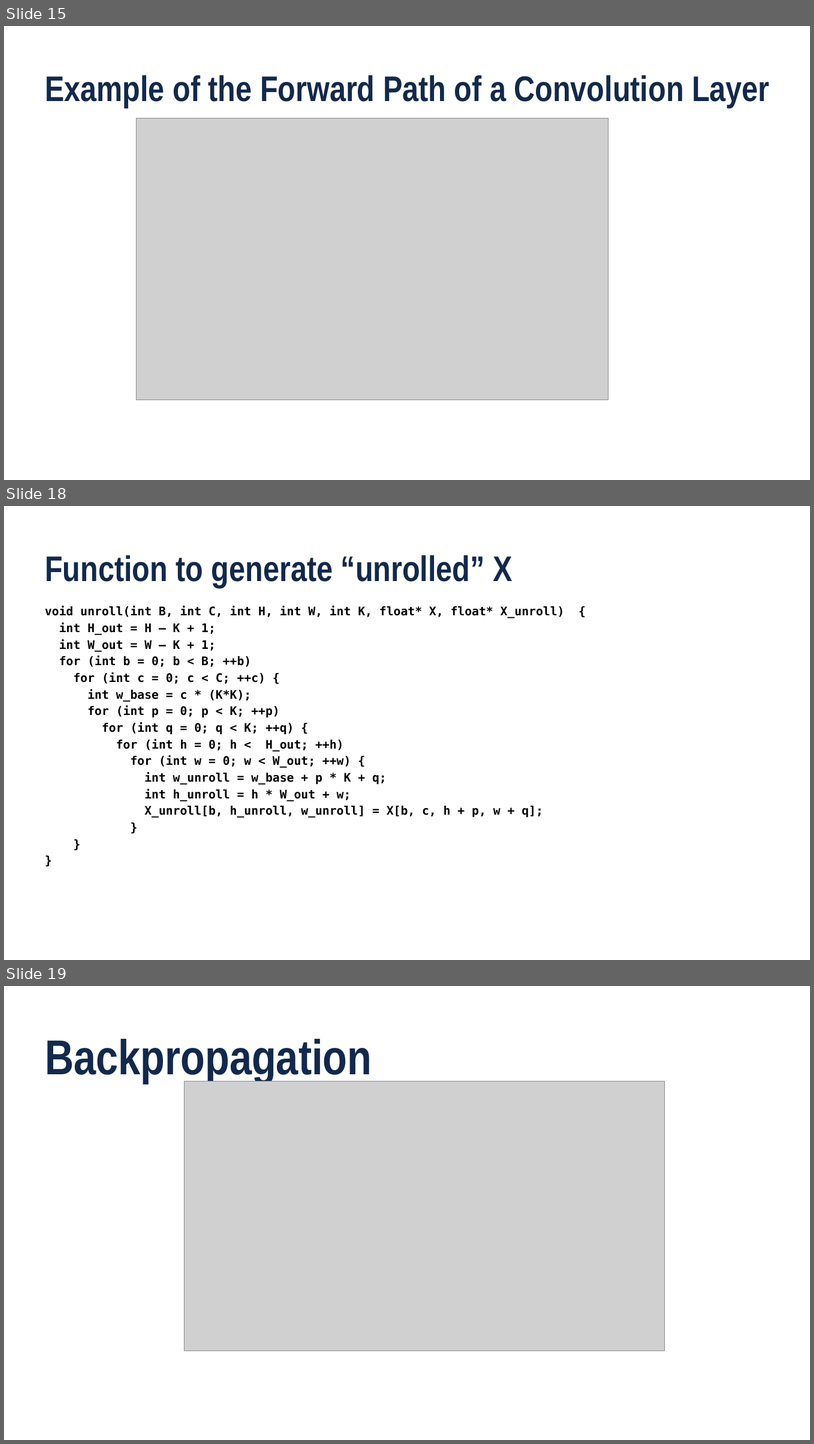
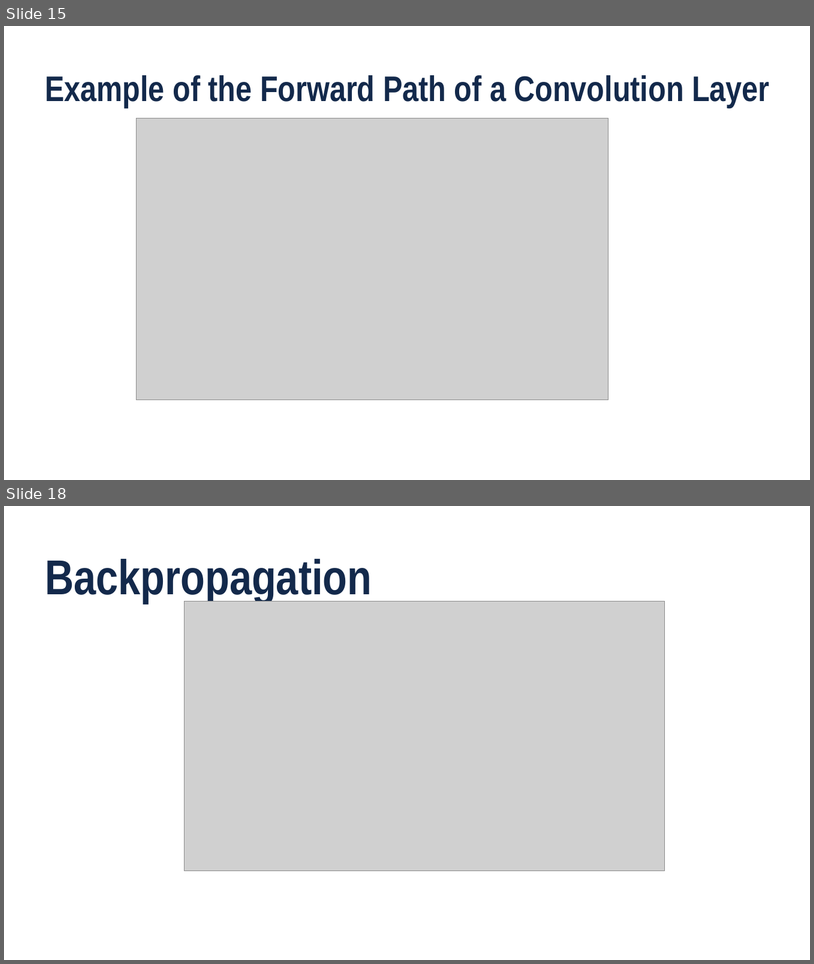
Before and after one commit to cwpearson/hugo-cwpearson, a slide deck: static/pptx/2017FA_ECE408_dl03_CNN01.pptx. Shown one above the other, each under a label of ours: slides 15, 18 and 19 before the commit, slides 15 and 18 after it; the slides between them are not shown. The pictures are 814x1444 and 814x964 pixels, drawn with LibreOffice and Linux fonts; fonts in the diff are those of the drawing; grey boxes stand for pictures; background and template pictures are left out. Boxes give left, top, right and bottom in pixels: in the first picture for what was removed or moved away, otherwise in the second. Text is boxed around its words. In the diff, an @@ line names an element or a change of style, - is before the commit and + after.

```diff
--- a/static/pptx/2017FA_ECE408_dl03_CNN01.pptx
+++ b/static/pptx/2017FA_ECE408_dl03_CNN01.pptx
@@ slide 18 removed at [4, 506, 810, 960], background #FFFFFF; not listed: 1 template element that a slide beside it also shows @@
@@ text removed at [45, 555, 512, 588] @@
-Function to generate “unrolled” X
@@ text removed at [45, 606, 565, 817] @@
-void unroll(int B, int C, int H, int W, int K, float* X, float* X_unroll) {
-int H_out = H – K + 1;
-int W_out = W – K + 1;
-for (int b = 0; b < B; ++b)
-for (int c = 0; c < C; ++c) {
-int w_base = c * (K*K);
-for (int p = 0; p < K; ++p)
-for (int q = 0; q < K; ++q) {
-for (int h = 0; h < H_out; ++h)
-for (int w = 0; w < W_out; ++w) {
-int w_unroll = w_base + p * K + q;
-int h_unroll = h * W_out + w;
-X_unroll[b, h_unroll, w_unroll] = X[b, c, h + p, w + q];
-}
-}
-}
@@ what was slide 19 is now slide 18 @@
```
Also in this commit, not shown: 8 slides changed, 4 other files.
